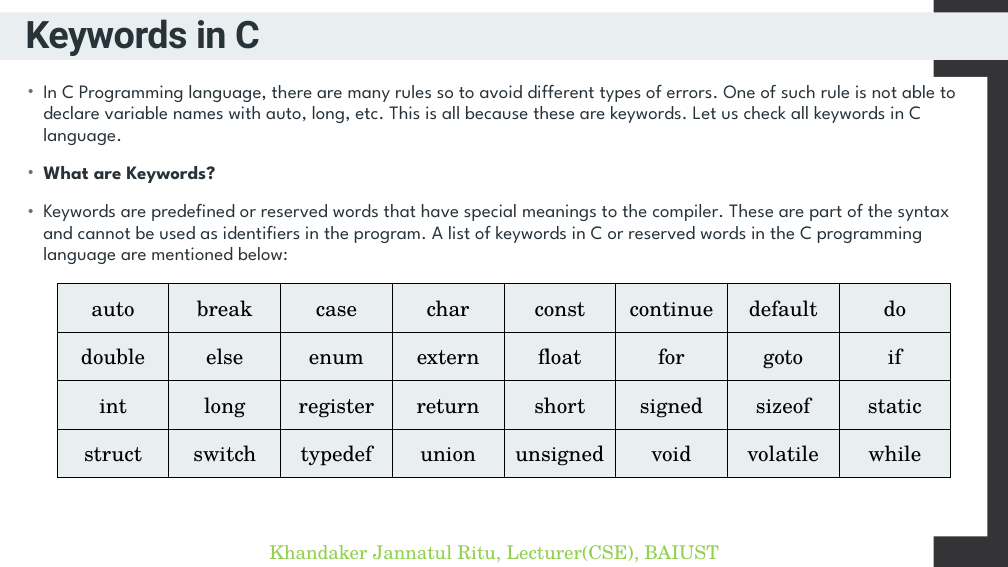
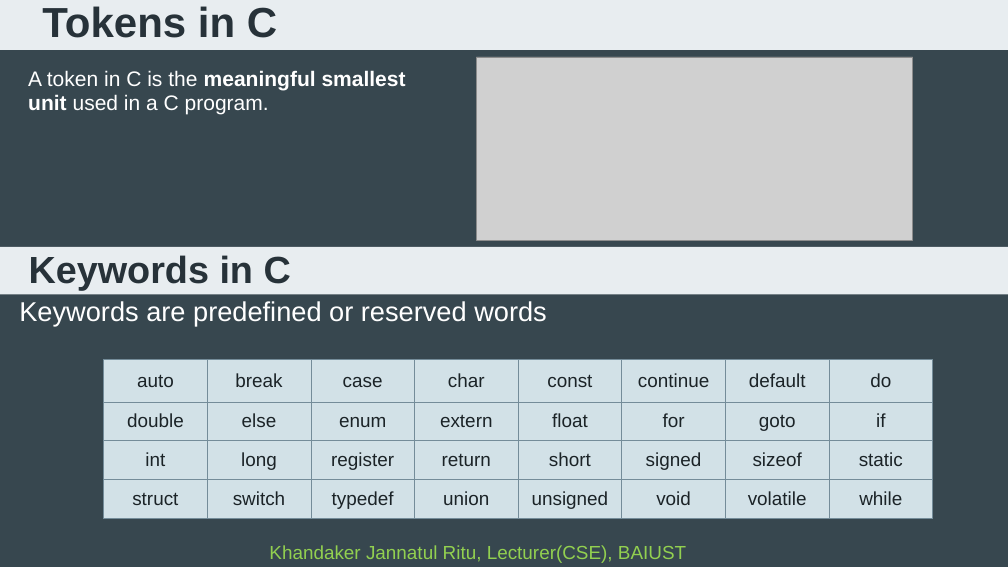
Before and after one commit to Raajokiaa-Ritu/03_Course___Structural-Programming-Language-C, a slide deck: slide 11 of Lecture - 1 introduction to c.pptx (slide 14 before the commit). Drawn at 1008x567 pixels with LibreOffice and Linux fonts; fonts in the diff are those of the drawing; grey boxes stand for pictures. Boxes give left, top, right and bottom in pixels: in the first picture for what was removed or moved away, otherwise in the second. Text is boxed around its words. In the diff, an @@ line names an element or a change of style, - is before the commit and + after.

```diff
--- a/Lecture - 1 introduction to c.pptx
+++ b/Lecture - 1 introduction to c.pptx
@@ background #FFFFFF to #37474F @@
@@ title "Tokens in C": place and size @@
-title "Tokens in C" at (0,12,1008,60)
+title "Tokens in C" at (0,0,1008,50)
@@ title "Tokens in C" at (0,0,1008,50): fill #E9EEF1 to #E8EDF0 @@
@@ title at (42,6,277,38): text changed; size 36 to 40 pt; font Roboto to Arial @@
-Keywords in C
+Tokens in C
@@ rectangle removed at (934,0,1008,567) @@
@@ picture added at (476,57,913,240) @@
@@ text added at (28,70,406,115), 20 pt, text #FFFFFF @@
+A token in C is the meaningful smallest unit used in a C program.
@@ text removed at (43,85,956,264) @@
-• In C Programming language, there are many rules so to avoid different types of errors. One of such rule is not able to declare variable names with auto, long, etc. This is all because these are keywords. Let us check all keywords in C language.
-• What are Keywords?
-• Keywords are predefined or reserved words that have special meanings to the compiler. These are part of the syntax and cannot be used as identifiers in the program. A list of keywords in C or reserved words in the C programming language are mentioned below:
@@ rectangle added at (0,247,1008,295), fill #E8EDF0, 36 pt, text #273239, bold @@
+Keywords in C
@@ text added at (19,301,547,326), 25.9 pt, text #FFFFFF @@
+Keywords are predefined or reserved words
@@ table at (104,360,932,523) @@
@@ fill #E9EEF1 to none in 32 cells @@
@@ size 20 to 18 pt, font TeX Gyre Schola to Arial, text colour #000000 to #1C2428 @@
@@ borders changed @@
@@ table: place and size @@
-table at (57,284,953,470)
+table at (104,360,932,523)
@@ text "Khandaker Jannatul Ritu, Lecturer(CSE), BAIUST" at (269,545,686,563): font TeX Gyre Schola to Arial @@
```
Also in this commit, not shown: 41 other slides changed, 5 slides added, 51 slides removed.
